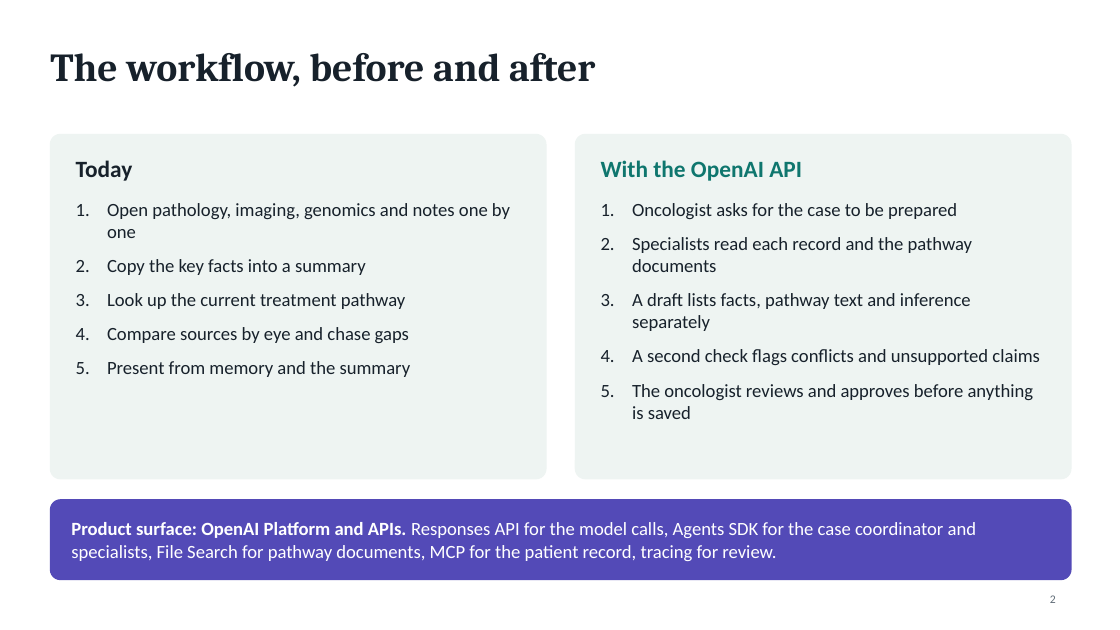
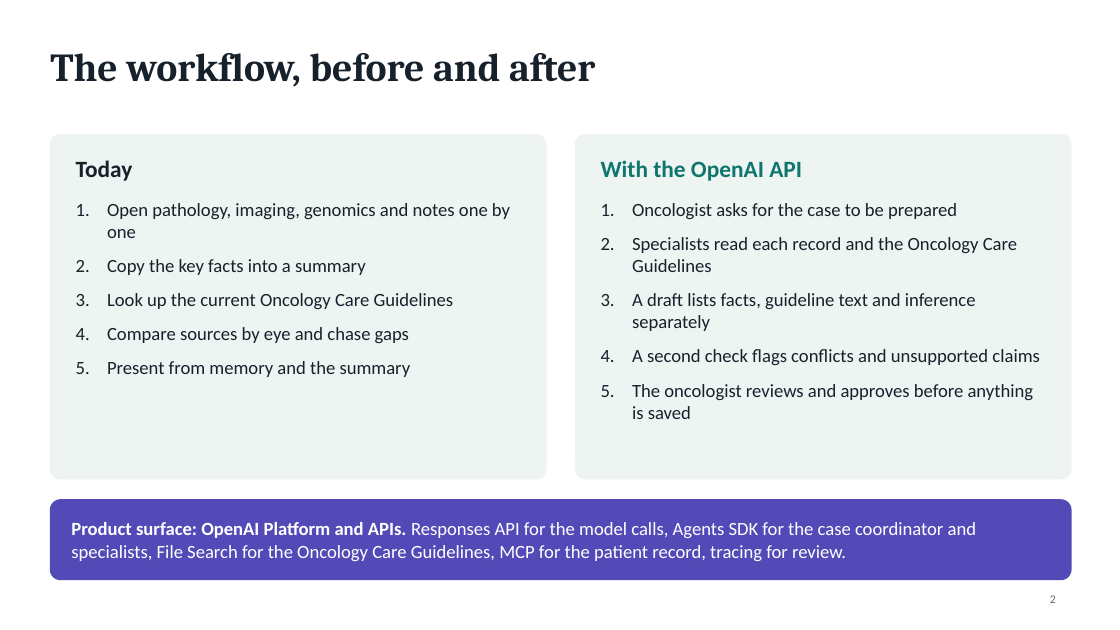
Before and after one commit to rpmish99/oncology-case-prep-demo, a slide deck: slide 2 of deck/case-prep-deck.pptx. Drawn at 1120x630 pixels with LibreOffice and Linux fonts; fonts in the diff are those of the drawing. Boxes give left, top, right and bottom in pixels: in the first picture for what was removed or moved away, otherwise in the second. Text is boxed around its words. In the diff, an @@ line names an element or a change of style, - is before the commit and + after.

Commit message:
Rename pathway documents to Oncology Care Guidelines

```diff
--- a/deck/case-prep-deck.pptx
+++ b/deck/case-prep-deck.pptx
@@ text at (632, 237, 1017, 331): text changed @@
-2. Specialists read each record and the pathway documents
-3. A draft lists facts, pathway text and inference separately
+2. Specialists read each record and the Oncology Care Guidelines
+3. A draft lists facts, guideline text and inference separately
@@ text at (107, 293, 454, 309): text changed @@
-3. Look up the current treatment pathway
+3. Look up the current Oncology Care Guidelines
@@ text at (71, 522, 976, 561): text changed @@
-Product surface: OpenAI Platform and APIs. Responses API for the model calls, Agents SDK for the case coordinator and specialists, File Search for pathway documents, MCP for the patient record, tracing for review.
+Product surface: OpenAI Platform and APIs. Responses API for the model calls, Agents SDK for the case coordinator and specialists, File Search for the Oncology Care Guidelines, MCP for the patient record, tracing for review.
```
Also in this commit, not shown: 3 other slides changed, 17 other files.
